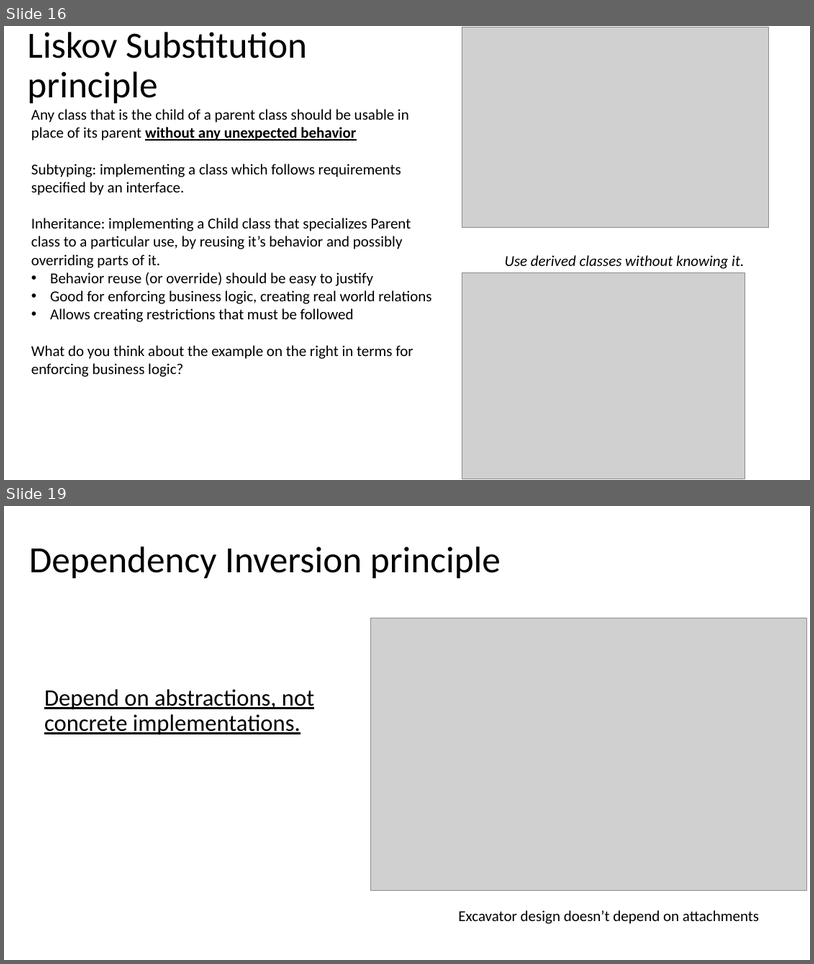
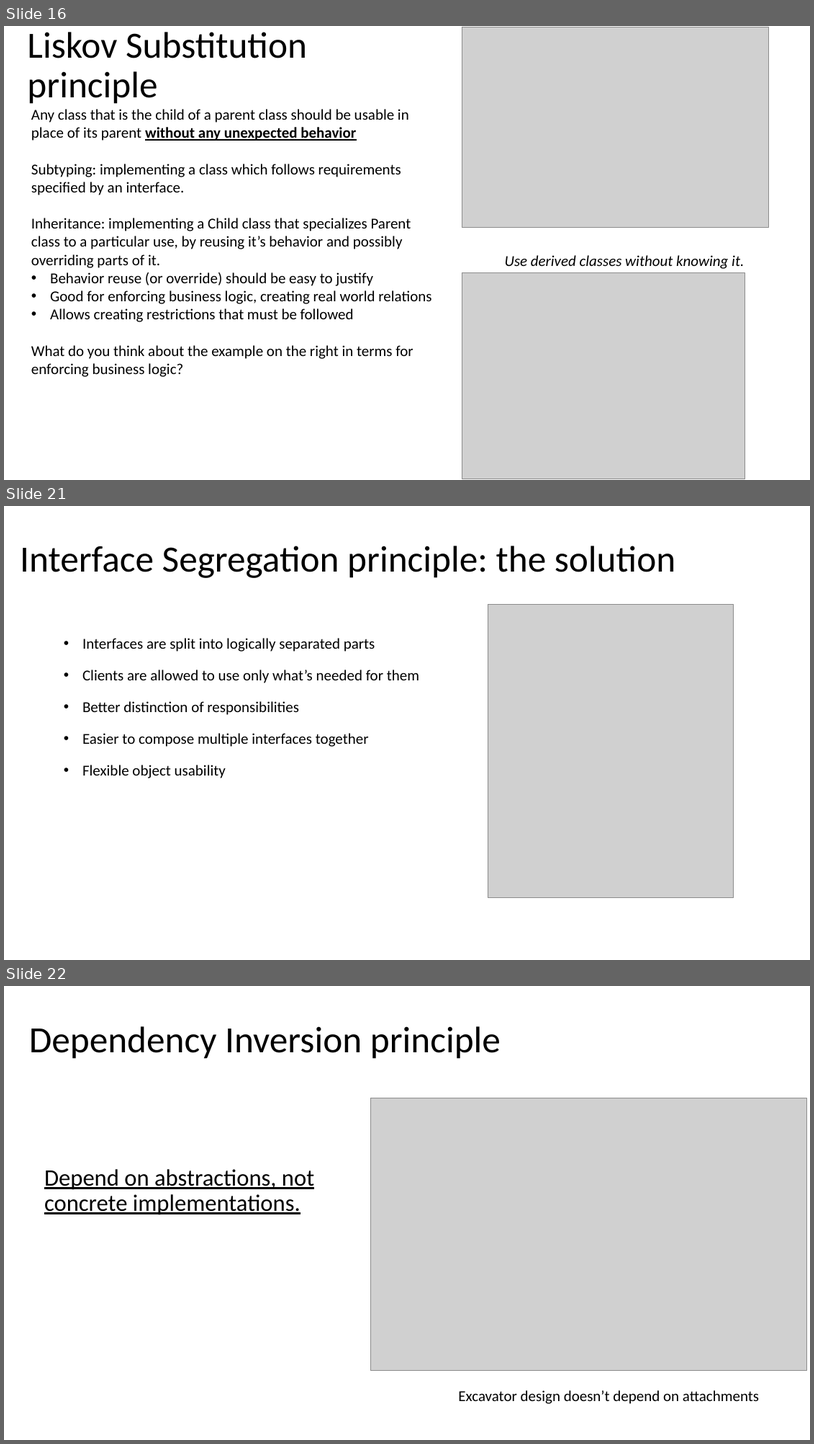
Before and after one commit to DonatasKukta/SOLID, a slide deck: SOLID.pptx. Shown one above the other, each under a label of ours: slides 16 and 19 before the commit, slides 16, 21 and 22 after it; the slides between them are not shown. The pictures are 814x964 and 814x1444 pixels, drawn with LibreOffice and Linux fonts; fonts in the diff are those of the drawing; grey boxes stand for pictures. Boxes give left, top, right and bottom in pixels: in the first picture for what was removed or moved away, otherwise in the second. Text is boxed around its words. In the diff, an @@ line names an element or a change of style, - is before the commit and + after.

Commit message:
Add Interface Segregation principle.

```diff
--- a/SOLID.pptx
+++ b/SOLID.pptx
@@ slide 21 added at <box>4,506,810,960</box>, background #FFFFFF @@
@@ title added at <box>20,546,676,578</box>, 44 pt, text #000000 @@
+Interface Segregation principle: the solution
@@ picture added at <box>489,604,734,898</box> @@
@@ text added at <box>82,638,419,778</box>, 18 pt, text #000000 @@
+• Interfaces are split into logically separated parts
+• Clients are allowed to use only what’s needed for them
+• Better distinction of responsibilities
+• Easier to compose multiple interfaces together
+• Flexible object usability
@@ what was slide 19 is now slide 22 @@
```
Also in this commit, not shown: 2 slides changed, 2 other slides added, 1 other file.
